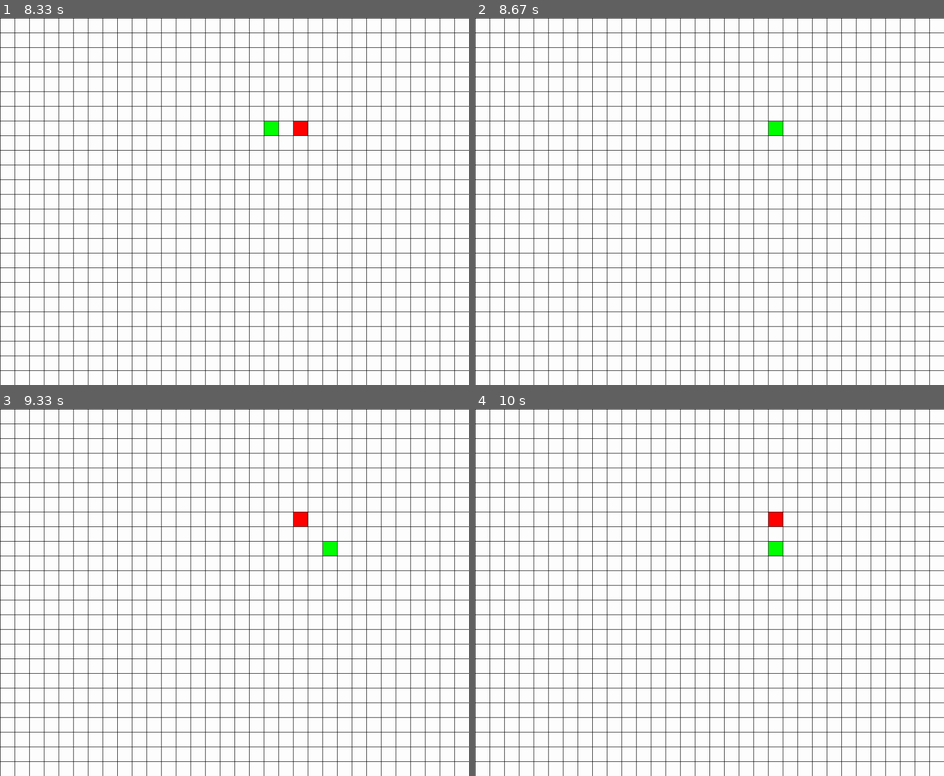
Above: before the commit, frames 1-4 (two rows, left to right).
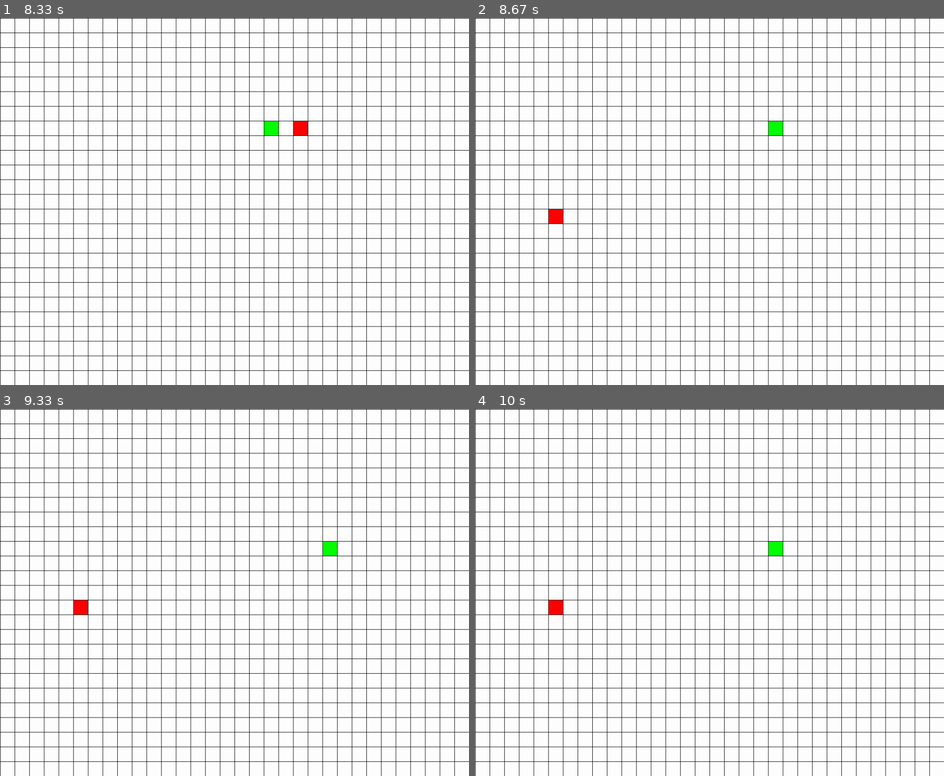
Above: after the commit, the same moments.

Repository: k-qich/2D-SnakeGame-Pygame
Game: pygame game, started from game.py
Two runs of this game, one before a commit and one after it. Both use one fixed random seed, a clock stepped at 60 frames per second and the inputs below.
Inputs:
- Up to frame 1 (8.33 s): hold Up 0.83-1.3 s; hold Right 1.33-1.8 s; hold Left 1.83-2.37 s; hold Down 2.4-2.7 s; hold Left 2.73-3.13 s; hold Up 3.17-3.53 s; hold Right 3.57-4.2 s; hold Down 4.23-4.6 s; hold Left 4.63-5.1 s; hold Right 5.13-5.6 s; hold Up 5.63-5.93 s; hold Right 5.97-6.43 s; hold Left 6.47-7 s; hold Down 7.03-7.33 s; hold Left 7.37-7.77 s; hold Up 7.8-8.17 s; hold Right from 8.2 s (still down)
- Up to frame 2 (8.67 s): keep holding Right
- Up to frame 3 (9.33 s): release Right at 8.83 s; hold Down 8.87-9.23 s; hold Left from 9.27 s (still down)
- Up to frame 4 (10 s): release Left at 9.73 s; hold Right from 9.77 s (still down)

Frame 1 is identical in both runs. In frame 2, 0.1% of the frame differs, in the area x 15-19%, y 52-57%; in frame 3, 0.2%, in the area x 15-66%, y 28-57%; in frame 4, 0.2%.

Commit message:
Added apple collision and boundary check

Diff:
--- a/game.py
+++ b/game.py
@@ -35,6 +35,16 @@
 
     def update(self):
         self.snake_sprites.update()
+
+        # check if player is going out of bounds
+        if self.boundary_check():
+            self.running = False
+
+        # check if snake has collided with an apple
+        apple_collision = pg.sprite.spritecollide(self.snake_head, self.apple_sprite, False)
+        for apple in apple_collision:
+            apple.kill()
+            self.generate_new_apple()
 
     def render(self):
         # rendering the game background
@@ -100,6 +110,11 @@
             # defining the fps of game
             self.clock.tick(FPS)
 
+    # returns true/false depending on whether the player has exceeded the game window
+    def boundary_check(self):
+        return self.snake_head.rect.top < 0 or self.snake_head.rect.bottom > DISPLAY_HEIGHT \
+               or self.snake_head.rect.left < 0 or self.snake_head.rect.right > DISPLAY_WIDTH
+
     # creates a new random position for an apple
     def generate_new_apple(self):
         posy = random.randint(0, DISPLAY_HEIGHT/TILE_SIZE)
